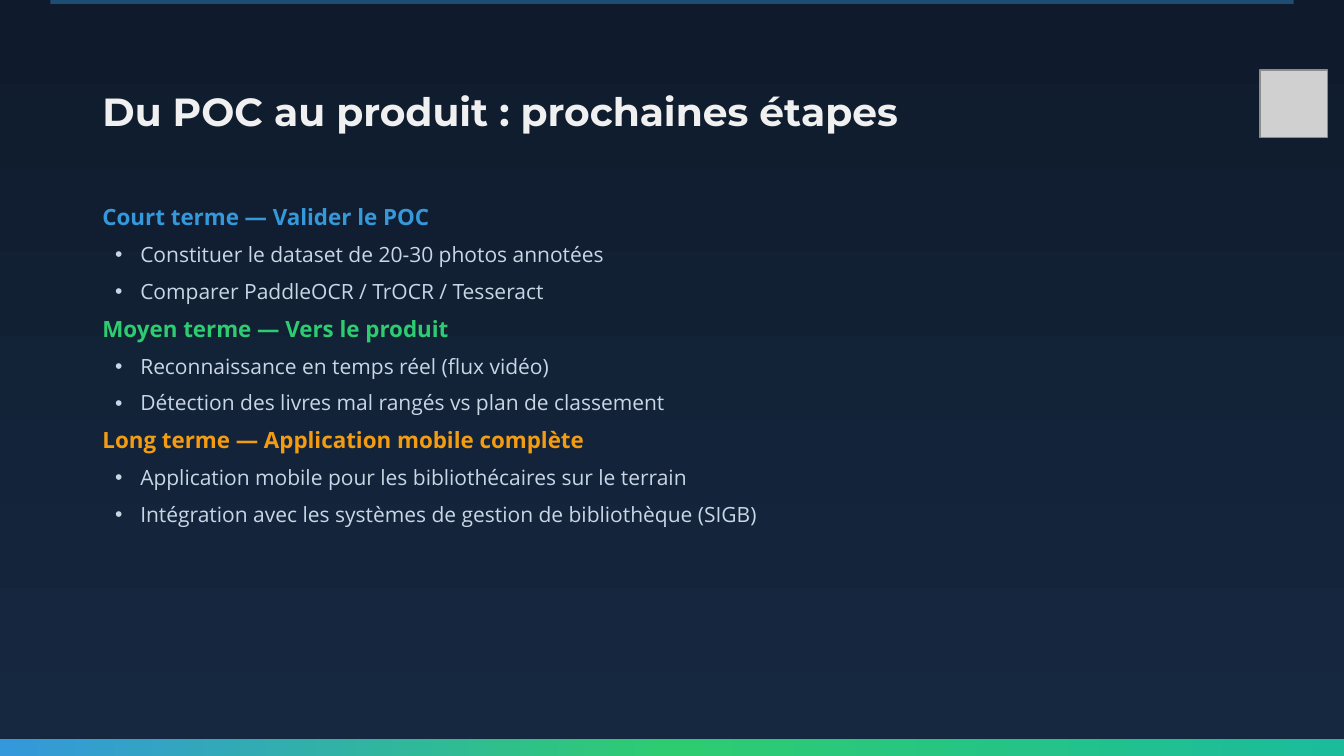
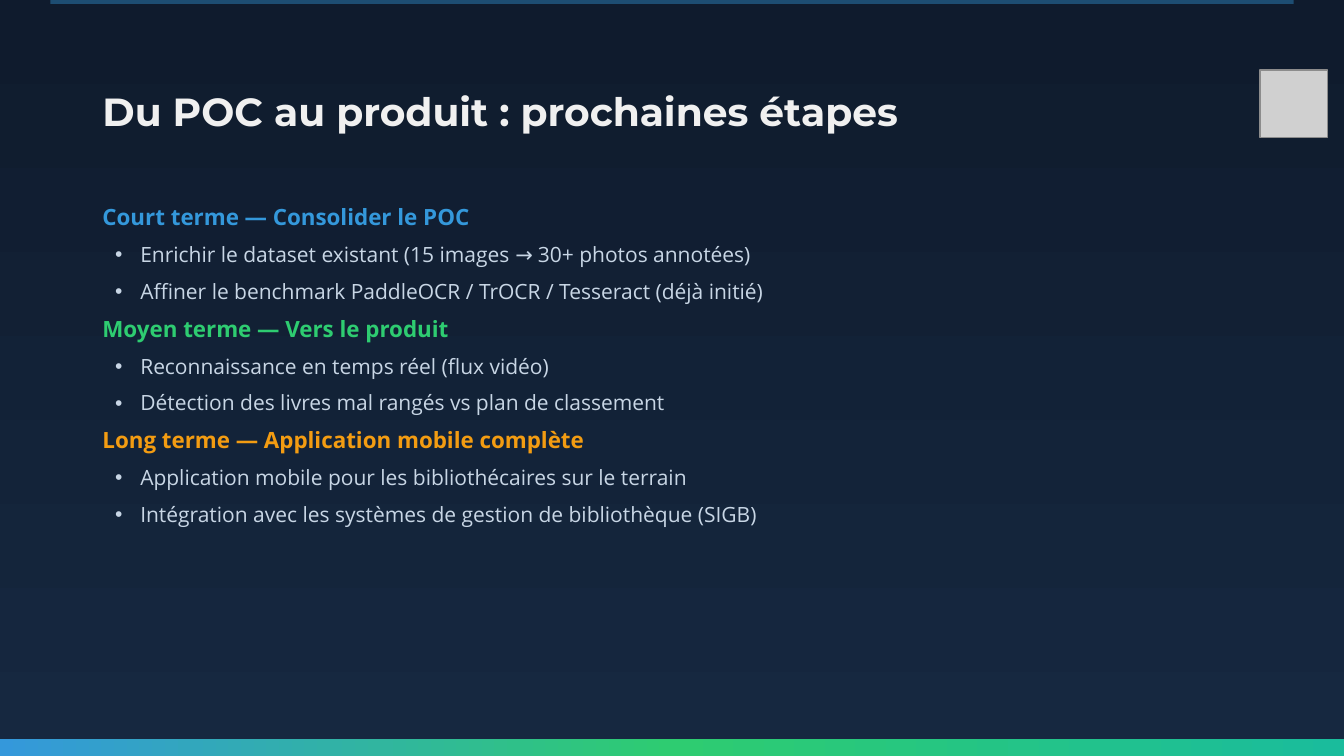
Before and after one commit to toba75/CV_Mini_Projet, a slide deck: slide 10 of docs/Shelf Scan.pptx. Drawn at 1344x756 pixels with LibreOffice and Linux fonts; fonts in the diff are those of the drawing; grey boxes stand for pictures. Boxes give left, top, right and bottom in pixels: in the first picture for what was removed or moved away, otherwise in the second. Text is boxed around its words. In the diff, an @@ line names an element or a change of style, - is before the commit and + after.

```diff
--- a/docs/Shelf Scan.pptx
+++ b/docs/Shelf Scan.pptx
@@ text at (102, 208, 763, 304): text changed @@
-Court terme — Valider le POC
-• Constituer le dataset de 20-30 photos annotées
-• Comparer PaddleOCR / TrOCR / Tesseract
+Court terme — Consolider le POC
+• Enrichir le dataset existant (15 images → 30+ photos annotées)
+• Affiner le benchmark PaddleOCR / TrOCR / Tesseract (déjà initié)
```
Also in this commit, not shown: 3 other slides changed, 1 other file.
